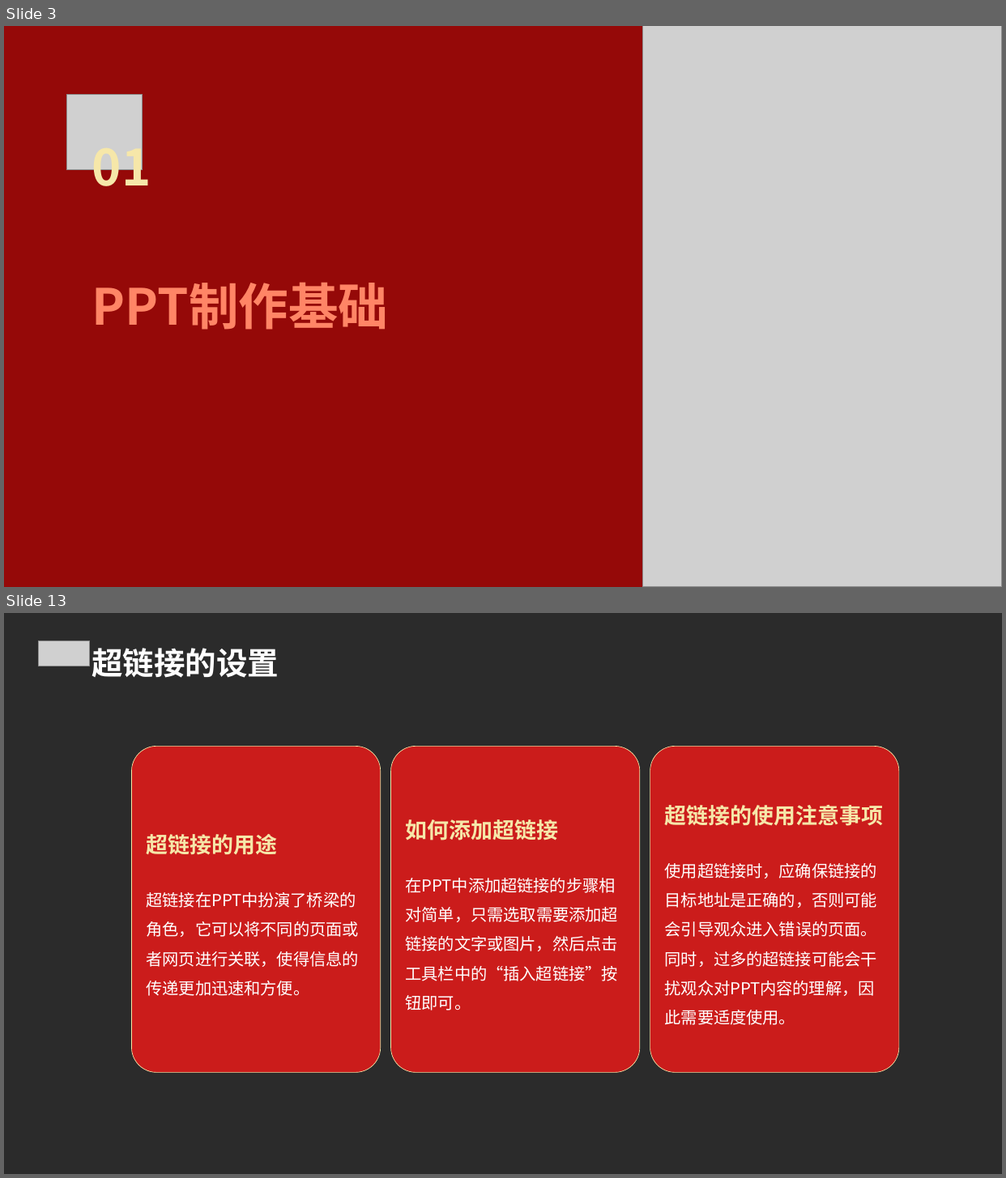
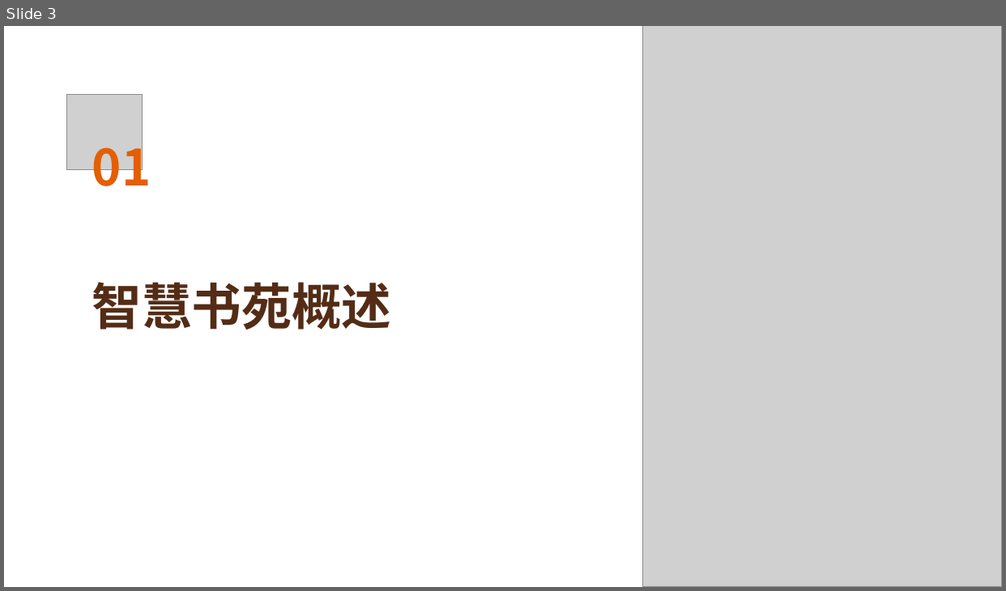
Before and after one commit to FlashLizard/Intelligent_Learning_Platform, a slide deck: src/generate_ppt/generate_ppt/ppttmp.ppt. Shown one above the other, each under a label of ours: slides 3 and 13 before the commit, slide 3 after it; the slides between them are not shown. The pictures are 1006x1178 and 1006x591 pixels, drawn with LibreOffice and Linux fonts; fonts in the diff are those of the drawing; grey boxes stand for pictures; background and template pictures are left out; a plain dark background stands for a picture behind light text. Boxes give left, top, right and bottom in pixels: in the first picture for what was removed or moved away, otherwise in the second. Text is boxed around its words. In the diff, an @@ line names an element or a change of style, - is before the commit and + after.

```diff
--- a/src/generate_ppt/generate_ppt/ppttmp.ppt
+++ b/src/generate_ppt/generate_ppt/ppttmp.ppt
@@ slide 13 removed at [4, 613, 1002, 1174], background picture (left out) @@
@@ picture removed at [39, 641, 89, 666] @@
@@ text removed at [91, 648, 279, 678] @@
-超链接的设置
@@ rounded rectangle removed at [131, 747, 381, 1072] @@
-超链接的用途
-超链接在PPT中扮演了桥梁的角色，它可以将不同的页面或者网页进行关联，使得信息的传递更加迅速和方便。
@@ rounded rectangle removed at [391, 747, 641, 1072] @@
-如何添加超链接
-在PPT中添加超链接的步骤相对简单，只需选取需要添加超链接的文字或图片，然后点击工具栏中的“插入超链接”按钮即可。
@@ rounded rectangle removed at [650, 747, 899, 1072] @@
-超链接的使用注意事项
-使用超链接时，应确保链接的目标地址是正确的，否则可能会引导观众进入错误的页面。同时，过多的超链接可能会干扰观众对PPT内容的理解，因此需要适度使用。
@@ slide 3 changed as well @@
@@ background #950908 to #FFFFFF @@
@@ text "01" at [92, 135, 151, 199]: text colour #F6E7A9 to #E45E03 @@
@@ text at [92, 282, 392, 330]: text changed; text colour #FF8566 to #542C16 @@
-PPT制作基础
+智慧书苑概述
```
Also in this commit, not shown: 5 other slides changed, 21 slides added, 22 other slides removed, 36 other files.
